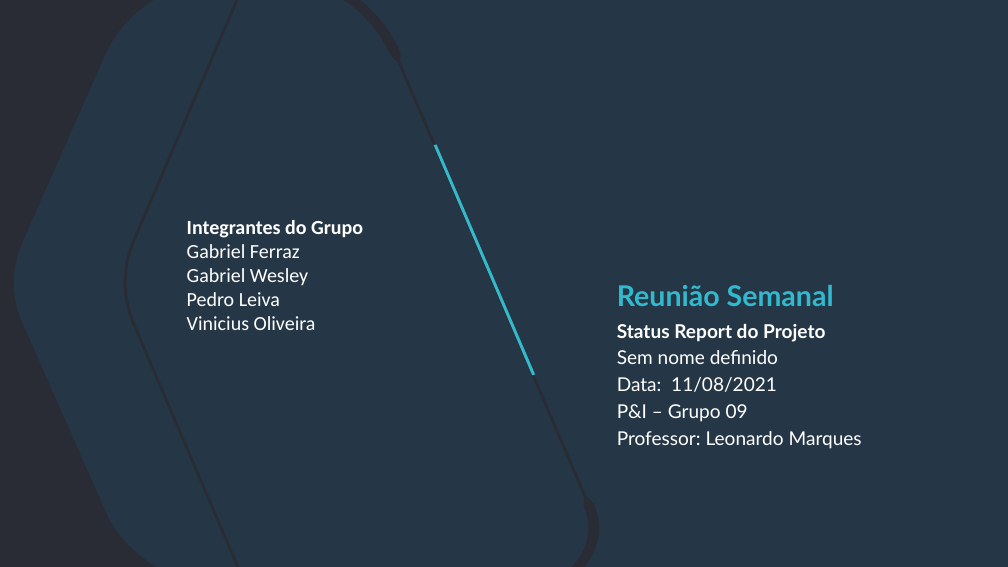
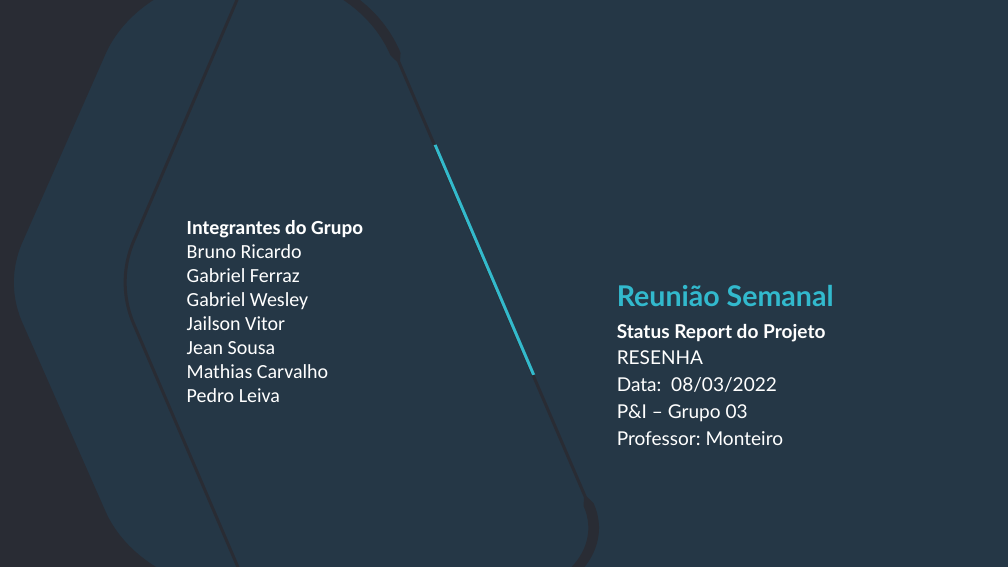
Before and after one commit to Biellferraz/Resenha, a slide deck: slide 1 of documentacao/status-report/Status_Report_-_Grupo_09.pptx. Drawn at 1008x567 pixels with LibreOffice and Linux fonts; fonts in the diff are those of the drawing; background and template pictures are left out. Boxes give left, top, right and bottom in pixels: in the first picture for what was removed or moved away, otherwise in the second. Text is boxed around its words. In the diff, an @@ line names an element or a change of style, - is before the commit and + after.

```diff
--- a/documentacao/status-report/Status_Report_-_Grupo_09.pptx
+++ b/documentacao/status-report/Status_Report_-_Grupo_09.pptx
@@ text at box(187, 220, 363, 282): text changed; bold off @@
-Integrantes do Grupo
-Gabriel Ferraz
+Integrantes do Grupo
+Bruno Ricardo
+Gabriel Ferraz
@@ text at box(187, 316, 328, 378): paragraphs added @@
+Jailson Vitor
+Jean Sousa
+Mathias Carvalho
@@ text at box(187, 316, 316, 330): paragraph removed @@
-Vinicius Oliveira
@@ text at box(617, 350, 784, 445): text changed @@
-Sem nome definido
-Data: 11/08/2021
-P&I – Grupo 09
-Professor: Leonardo Marques
+RESENHA
+Data: 08/03/2022
+P&I – Grupo 03
+Professor: Monteiro
```
Also in this commit, not shown: 1 other slide changed, 42 other files.
